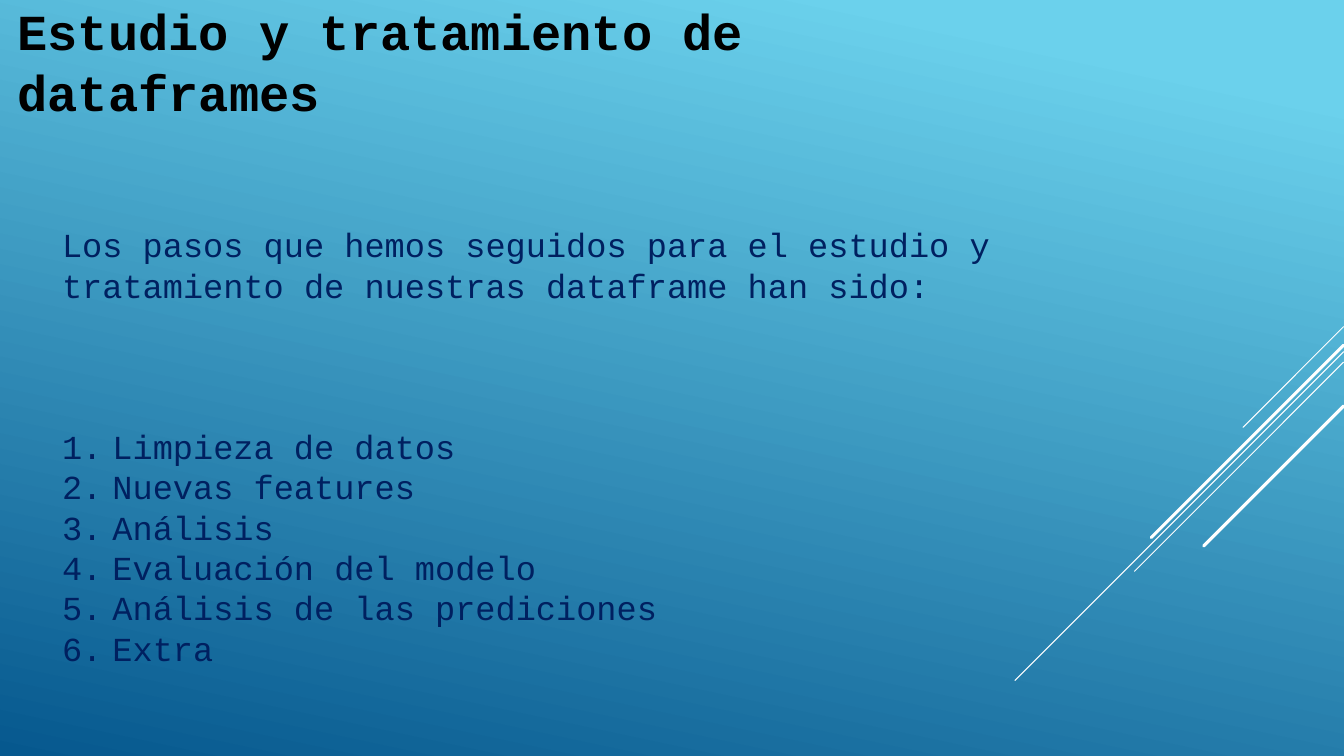
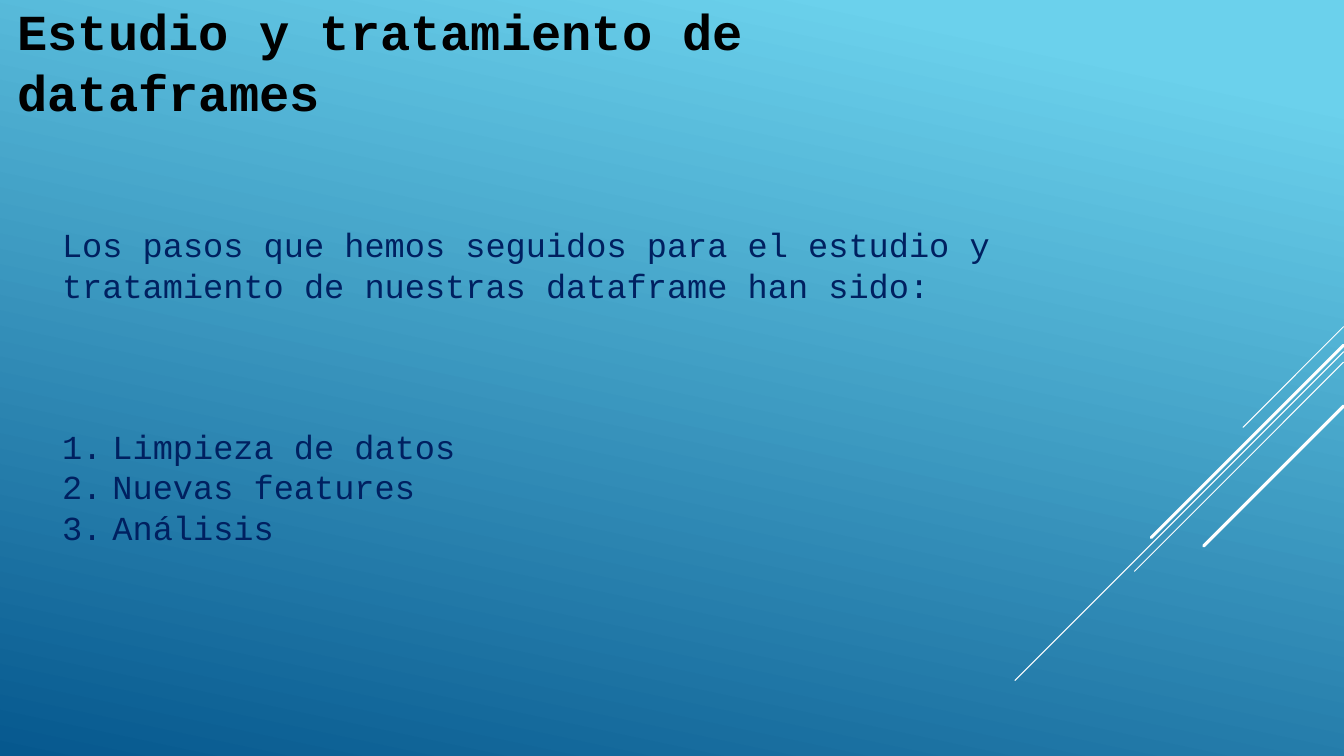
Before and after one commit to ManuelRF86/proyecro_ML_alquiler, a slide deck: slide 2 of docs/ds.pptx. Drawn at 1344x756 pixels with LibreOffice and Linux fonts; fonts in the diff are those of the drawing. Boxes give left, top, right and bottom in pixels: in the first picture for what was removed or moved away, otherwise in the second. Text is boxed around its words. In the diff, an @@ line names an element or a change of style, - is before the commit and + after.

```diff
--- a/docs/ds.pptx
+++ b/docs/ds.pptx
@@ text at box(112, 556, 657, 661): paragraphs removed @@
-4. Evaluación del modelo
-5. Análisis de las prediciones
-6. Extra
```
Also in this commit, not shown: 5 other slides changed.
